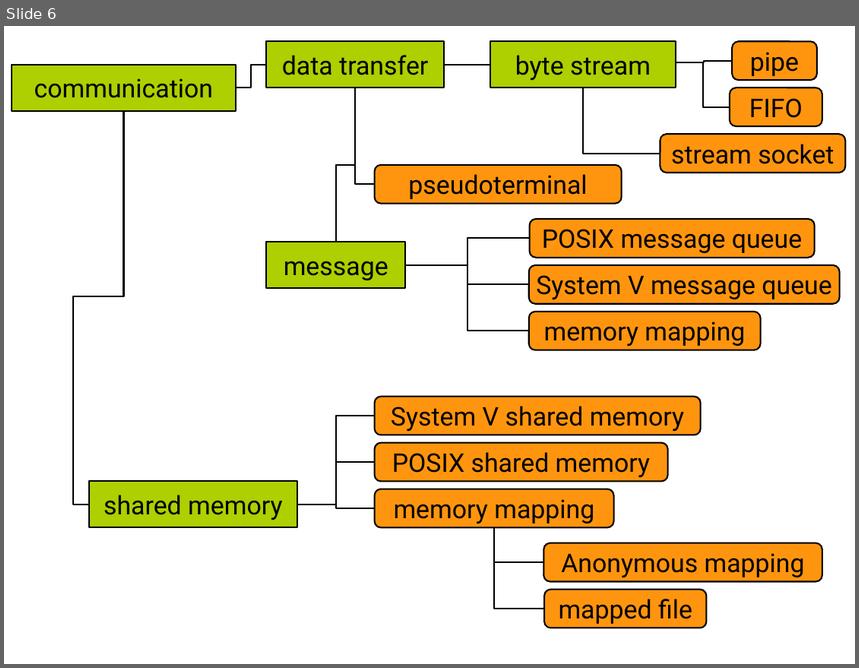
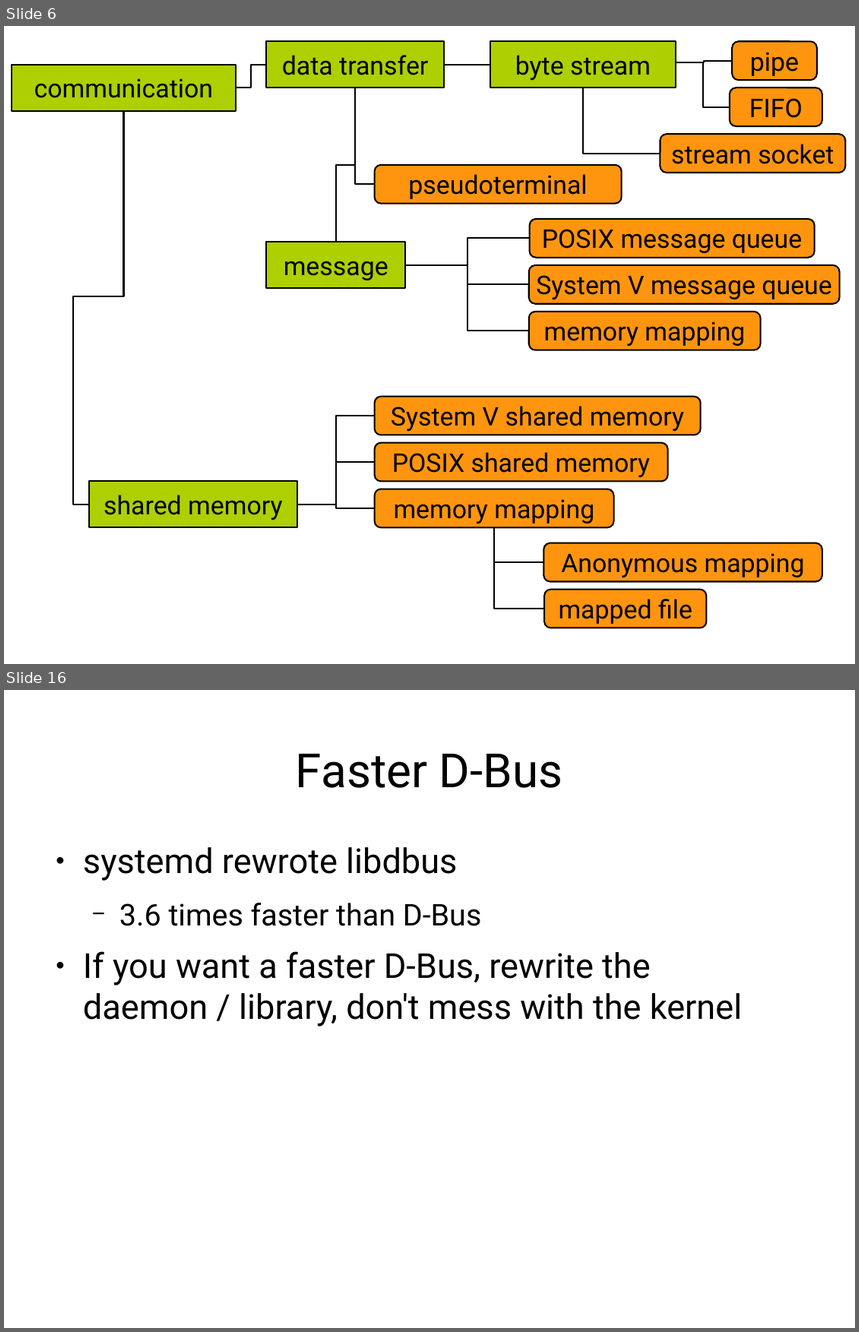
Before and after one commit to gregkh/presentation-kdbus, a slide deck: kdbus.odp. Shown one above the other, each under a label of ours: slide 6 before the commit, slides 6 and 16 after it; the slides between them are not shown. The pictures are 859x668 and 859x1332 pixels, drawn with LibreOffice and Linux fonts; fonts in the diff are those of the drawing. Boxes give left, top, right and bottom in pixels: in the first picture for what was removed or moved away, otherwise in the second. Text is boxed around its words. In the diff, an @@ line names an element or a change of style, - is before the commit and + after.

```diff
--- a/kdbus.odp
+++ b/kdbus.odp
@@ slide 16 added at <box>4,690,855,1328</box>, background #FFFFFF @@
@@ title added at <box>296,754,563,788</box>, 44 pt, text #000000 @@
+Faster D-Bus
@@ text added at <box>83,847,743,1027</box>, 32 pt, text #000000 @@
+● systemd rewrote libdbus
+  − 3.6 times faster than D-Bus
+● If you want a faster D-Bus, rewrite the daemon / library, don't mess with the kernel
```
Also in this commit, not shown: 17 other slides added, 1 slide removed, 1 other file.
